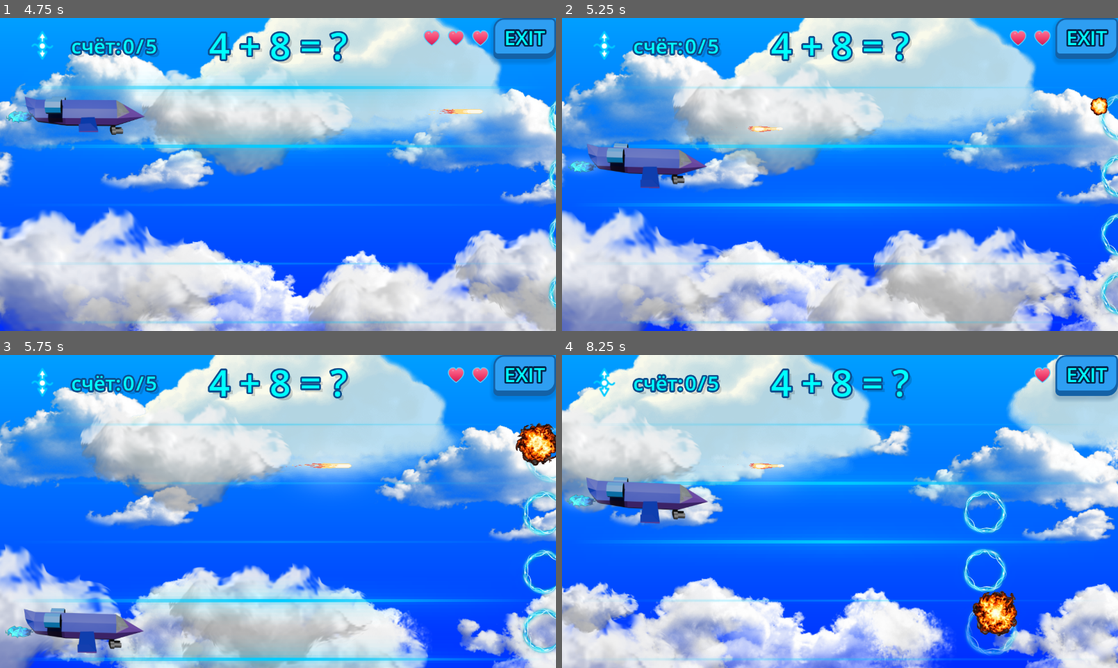
Above: before the commit, frames 1-4 (two rows, left to right).
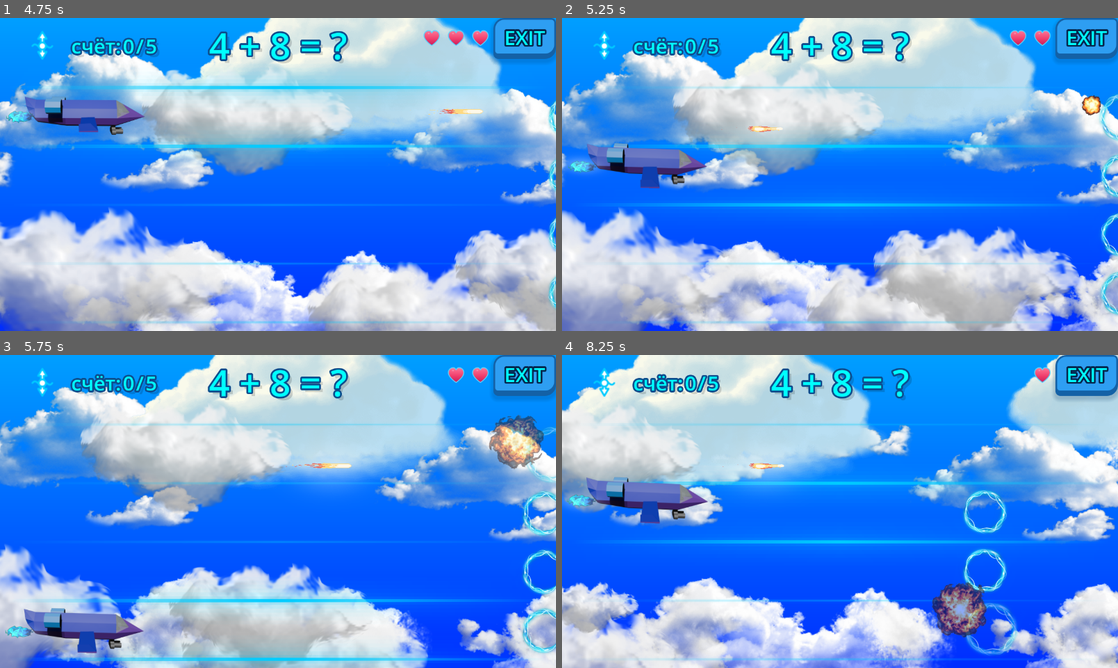
Above: after the commit, the same moments.

Repository: GGamezebo/quizmatik
Game: Godot game, scene res://src/contexts/game_context/game_context.tscn
Two runs of this game, one before a commit and one after it. Both use one fixed random seed, a clock stepped at 60 frames per second and the inputs below. This scene is started directly instead of the project's main scene.
Inputs (mouse positions are in pixels of both pictures, inside the frame that each line leads up to):
- Up to frame 1 (4.75 s): tap Enter at 0.5 s; move the mouse to (400, 158) at 0.52 s; hold Right (ui_right) 0.53-1.28 s; tap Space (shoot) at 0.6, 2.1, 3.6 s; move the mouse to (166, 190) at 1.27 s; hold Down (ui_down) 1.28-2.03 s; tap Tab at 1.35, 2.85, 4.35 s; move the mouse to (333, 105) at 2.02 s; hold Right (ui_right) 2.03-2.78 s; move the mouse to (250, 237) at 2.77 s; hold Up (ui_up) 2.78-3.53 s; move the mouse to (444, 221) at 3.52 s; hold Left (ui_left) from 3.53 s (still down); move the mouse to (111, 127) at 4.27 s
- Up to frame 2 (5.25 s): move the mouse to (867, 174) at 5.02 s; release Left (ui_left) at 5.03 s; hold Down (ui_down) from 5.03 s (still down); tap Space (shoot) at 5.1 s
- Up to frame 3 (5.75 s): keep holding Down (ui_down)
- Up to frame 4 (8.25 s): move the mouse to (756, 433) at 5.77 s; release Down (ui_down) at 5.78 s; hold Right (ui_right) 5.78-6.53 s; tap Tab at 5.85, 7.35 s; move the mouse to (962, 495) at 6.52 s; hold Up (ui_up) 6.53-7.28 s; tap Space (shoot) at 6.6, 8.1 s; move the mouse to (728, 527) at 7.27 s; hold Right (ui_right) 7.28-8.03 s; move the mouse to (895, 442) at 8.02 s; hold Down (ui_down) from 8.03 s (still down)

Frame 1 is identical in both runs. In frame 2, 0.2% of the frame differs, in the area x 93-99%, y 24-32%; in frame 3, 1.5%; in frame 4, 2.1%, in the area x 66-82%, y 72-91%.

Commit message:
attach explosion to answer

Diff:
--- a/src/contexts/game_context/game_logic/shot_manager.gd
+++ b/src/contexts/game_context/game_logic/shot_manager.gd
@@ -17,6 +17,6 @@
 
 func _on_explosion(answer: Answer, hit_point: Vector2) -> void:
 	var explosion: Explosion = explosion_scene.instantiate()
-	explosion.init(hit_point)
-	owner.add_child.call_deferred(explosion)
+	explosion.init(answer.to_local(hit_point))
+	answer.add_child(explosion)
 	game_events.ev_explosion.emit(answer, hit_point)
--- a/src/features/shot/shot.gd
+++ b/src/features/shot/shot.gd
@@ -29,6 +29,6 @@
 func _on_area_entered(answer: Answer) -> void:
 	if answer.is_in_group("answers"):
 		var collision_point = _get_collision_point()
-		var hit_point: Vector2 = answer.position if collision_point == null else collision_point
+		var hit_point: Vector2 = answer.global_position if collision_point == null else collision_point
 		ev_explosion.emit(answer, hit_point)
 		queue_free()
